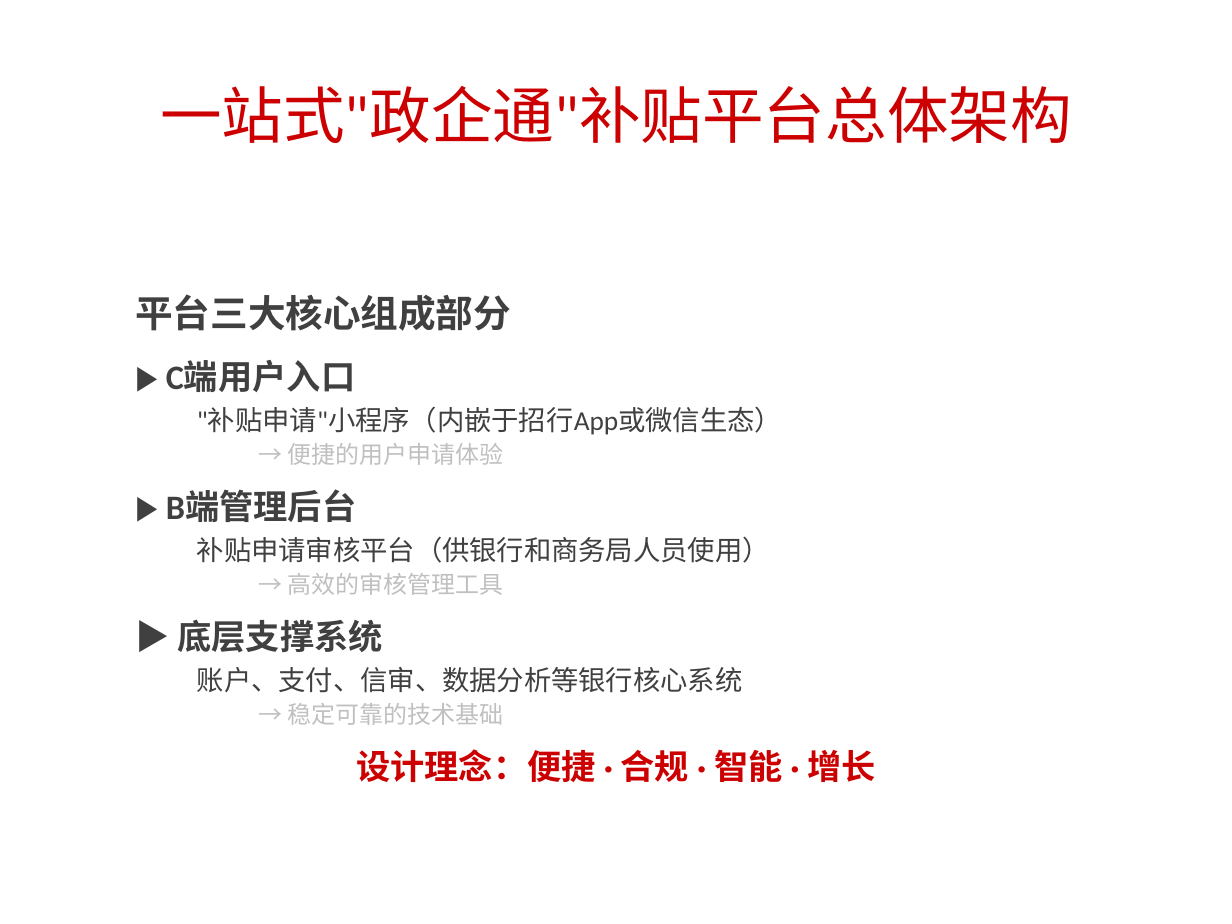
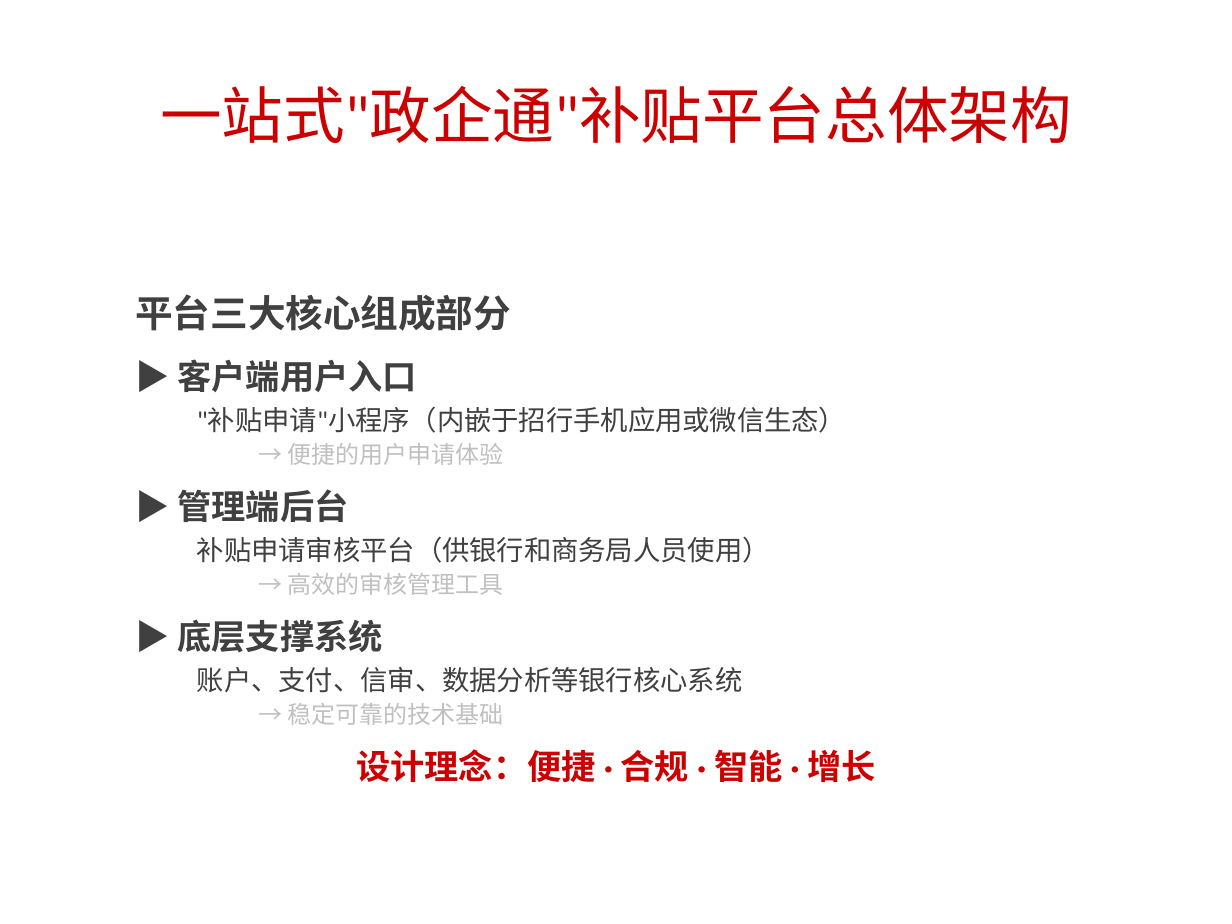
Before and after one commit to 12zhengwei/Multi-Modal-Car-Action-Recognition-1, a slide deck: slide 5 of 金陵购车节政企通补贴平台合作方案.pptx. Drawn at 1232x924 pixels with LibreOffice and Linux fonts; fonts in the diff are those of the drawing. Boxes give left, top, right and bottom in pixels: in the first picture for what was removed or moved away, otherwise in the second. Text is boxed around its words. In the diff, an @@ line names an element or a change of style, - is before the commit and + after.

```diff
--- a/金陵购车节政企通补贴平台合作方案.pptx
+++ b/金陵购车节政企通补贴平台合作方案.pptx
@@ text at bbox=[177, 359, 846, 433]: text changed @@
-▶ C端用户入口
-  "补贴申请"小程序（内嵌于招行App或微信生态）
+▶ 客户端用户入口
+  "补贴申请"小程序（内嵌于招行手机应用或微信生态）
@@ text at bbox=[177, 489, 348, 522]: text changed @@
-▶ B端管理后台
+▶ 管理端后台
```
Also in this commit, not shown: 6 other slides changed, 1 other file.
